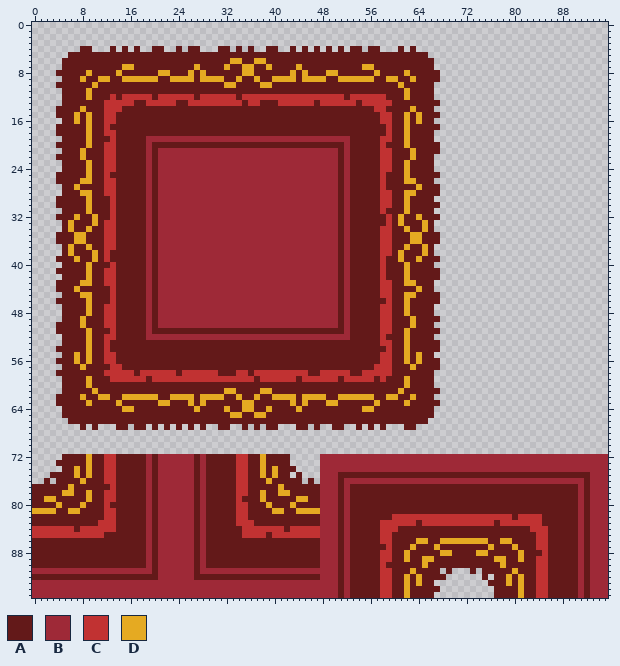
Edited in one commit: sprite sheet (sprites/balle hall/red_rug.png). That is the earlier state.
The file is 96x96 pixels.
Palette (. is transparent): A #631919  B #9e2937  C #c13232  D #e5aa22
After:
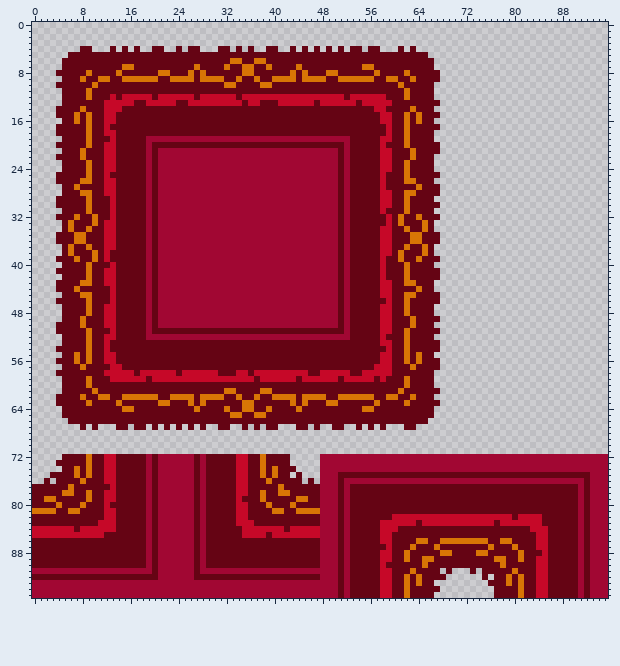
The edit:
@@ palette @@
-A #631919
+A #650414
-B #9e2937
+B #a10733
-C #c13232
+C #c60828
-D #e5aa22
+D #d87505
